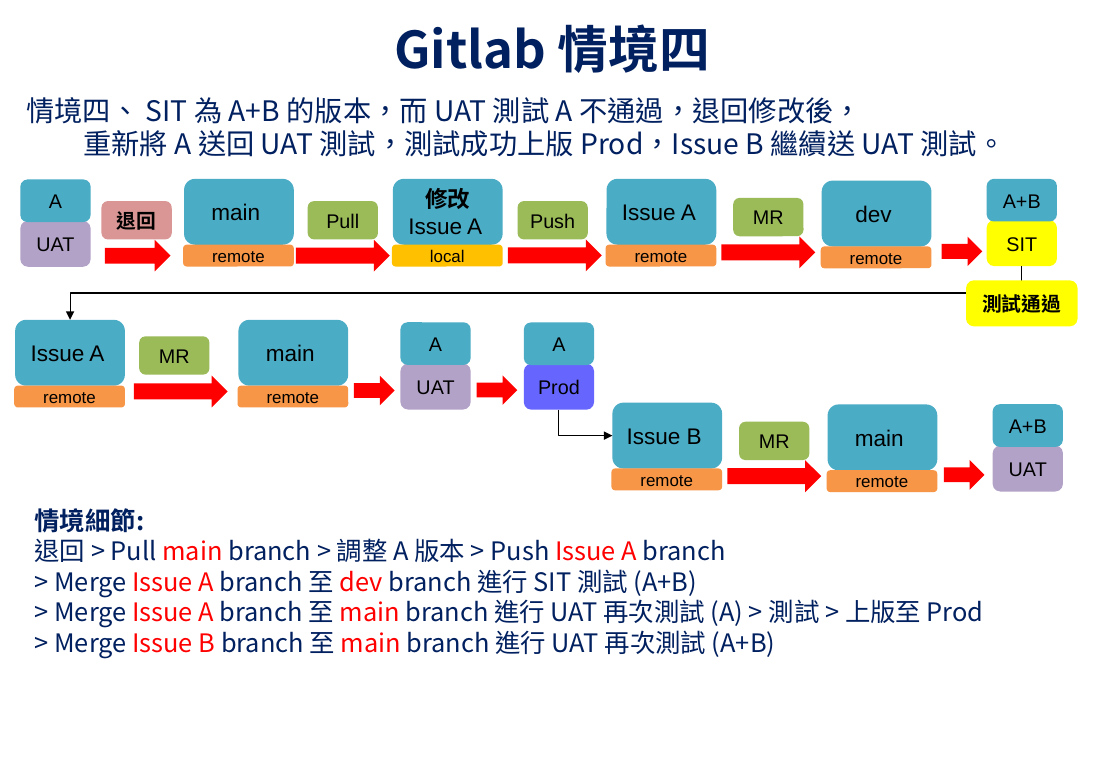
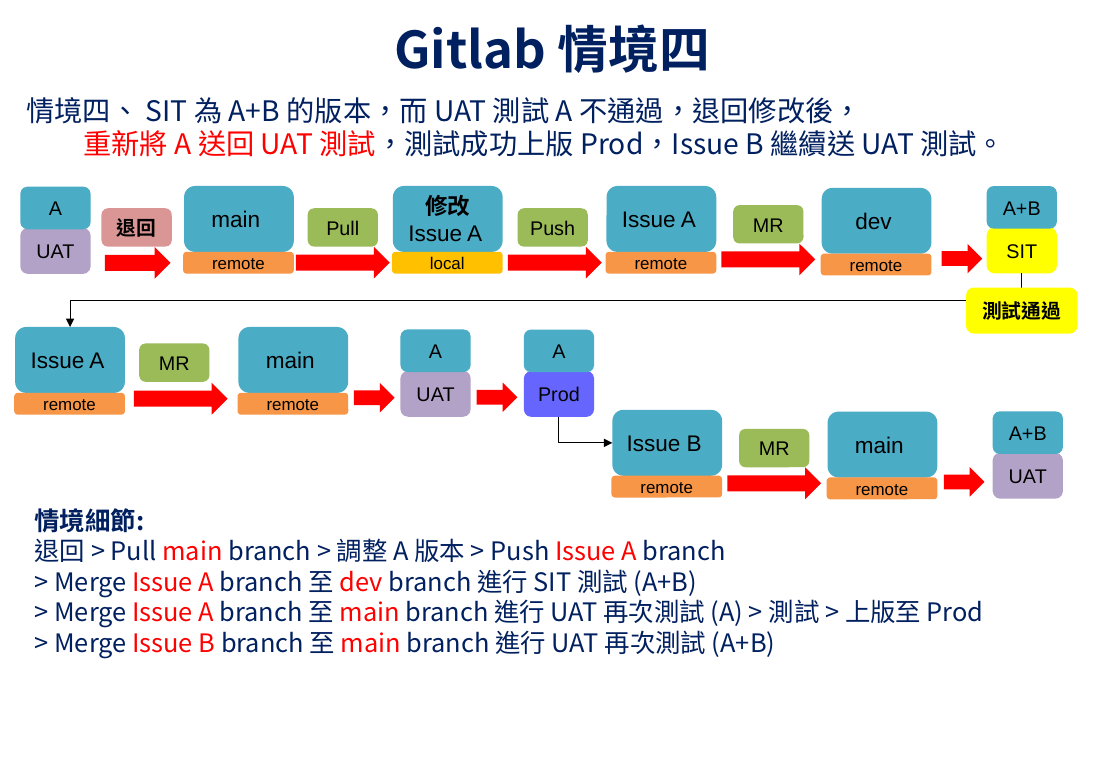
Before and after one commit to UDFWu/transfile, a slide deck: slide 5 of CICD Process.pptx. Drawn at 1120x762 pixels with LibreOffice and Linux fonts; fonts in the diff are those of the drawing; background and template pictures are left out. Boxes give left, top, right and bottom in pixels: in the first picture for what was removed or moved away, otherwise in the second. Text is boxed around its words. In the diff, an @@ line names an element or a change of style, - is before the commit and + after.

```diff
--- a/CICD Process.pptx
+++ b/CICD Process.pptx
@@ text at (x1=83, y1=130, x2=1005, y2=157): text colour #002060 to #FF0000 in "重新將 A 送回 UAT 測試，測試成功上版" @@
@@ 31 rounded rectangles, 8 right arrows, 2 elbow arrows moved together from (x1=14, y1=179, x2=1078, y2=493) to (x1=14, y1=186, x2=1078, y2=500) @@
@@ 2 rounded rectangles, 2 right arrows moved together from (x1=139, y1=336, x2=985, y2=492) to (x1=139, y1=344, x2=985, y2=499) @@
```
Also in this commit, not shown: 5 other slides changed.
